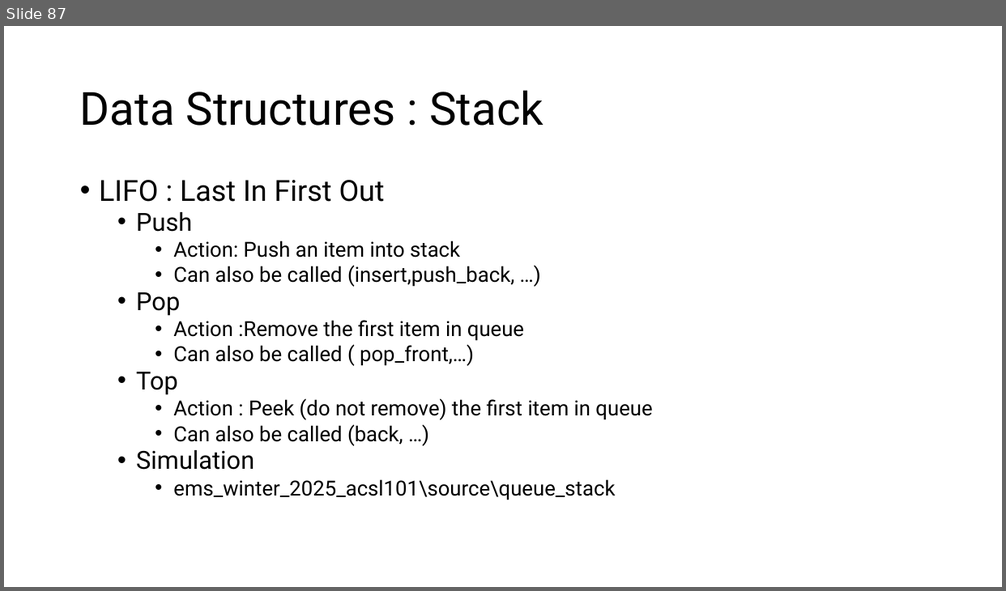
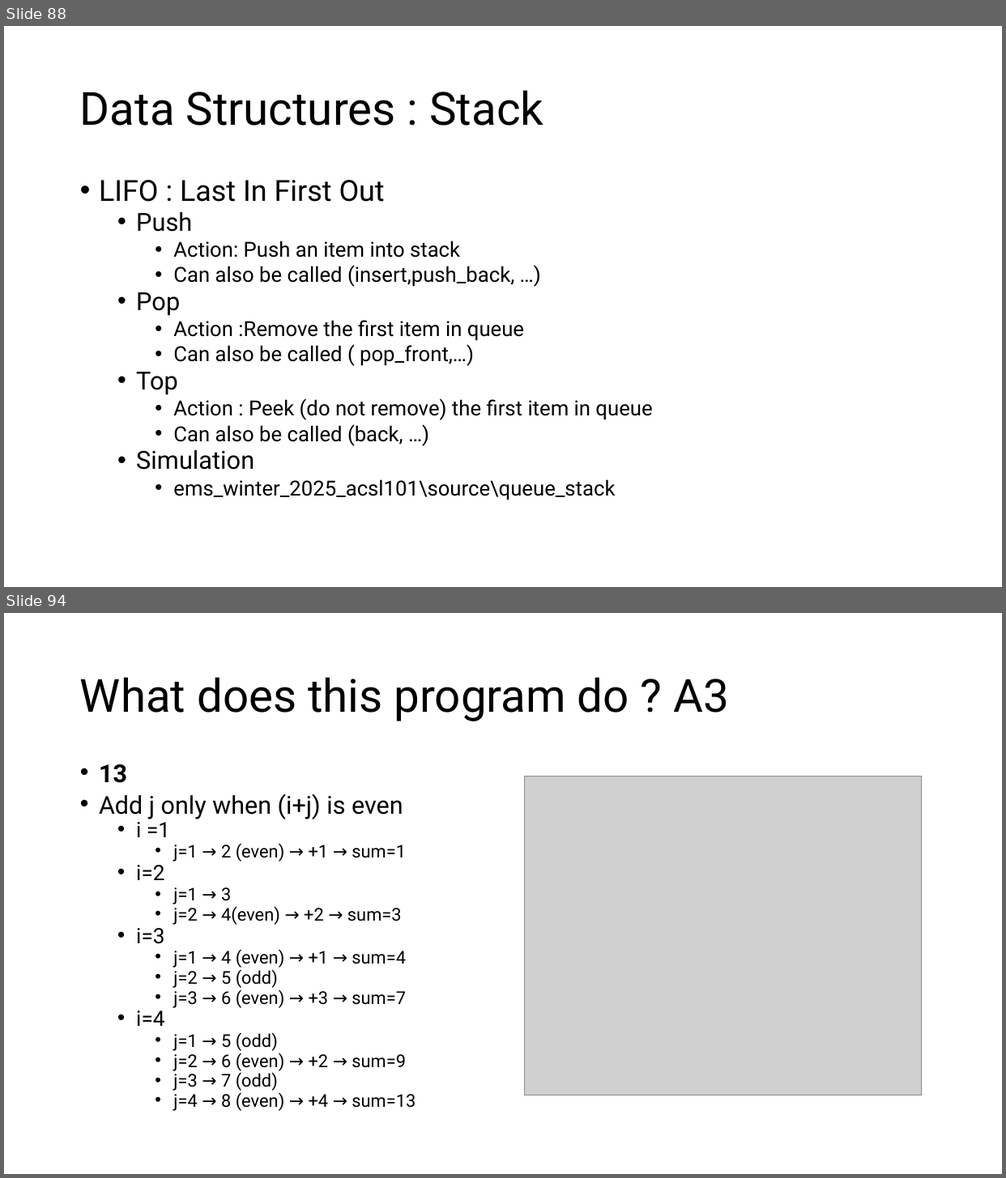
Before and after one commit to MoklaEducation/ems_winter_2025_acsl101, a slide deck: all/ExploringCSConceptsViaACSLCompetitions_all.pptx. Shown one above the other, each under a label of ours: slide 87 before the commit, slides 88 and 94 after it; the slides between them are not shown. The pictures are 1006x591 and 1006x1178 pixels, drawn with LibreOffice and Linux fonts; fonts in the diff are those of the drawing; grey boxes stand for pictures. Boxes give left, top, right and bottom in pixels: in the first picture for what was removed or moved away, otherwise in the second. Text is boxed around its words. In the diff, an @@ line names an element or a change of style, - is before the commit and + after.

Commit message:
what does this program do

```diff
--- a/all/ExploringCSConceptsViaACSLCompetitions_all.pptx
+++ b/all/ExploringCSConceptsViaACSLCompetitions_all.pptx
@@ slide 94 added at [4,613,1002,1174], background #FFFFFF @@
@@ title added at [80,677,730,722], 44 pt, text #000000 @@
+What does this program do ? A3
@@ text added at [99,764,415,1111], 17 pt, text #000000 @@
+• 13
+• Add j only when (i+j) is even
+  • i =1
+    • j=1 → 2 (even) → +1 → sum=1
+  • i=2
+    • j=1 → 3
+    • j=2 → 4(even) → +2 → sum=3
+  • i=3
+    • j=1 → 4 (even) → +1 → sum=4
+    • j=2 → 5 (odd)
+    • j=3 → 6 (even) → +3 → sum=7
+  • i=4
+    • j=1 → 5 (odd)
+    • j=2 → 6 (even) → +2 → sum=9
+    • j=3 → 7 (odd)
+    • j=4 → 8 (even) → +4 → sum=13
@@ picture added at [524,776,922,1096] @@
@@ what was slide 87 is now slide 88 @@
```
Also in this commit, not shown: 12 other slides added, 1 other file.
